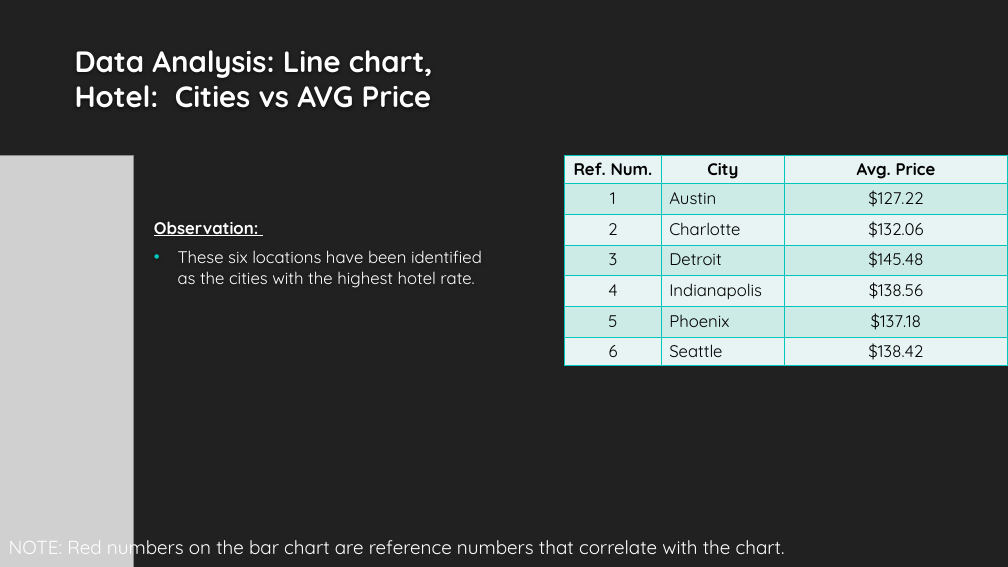
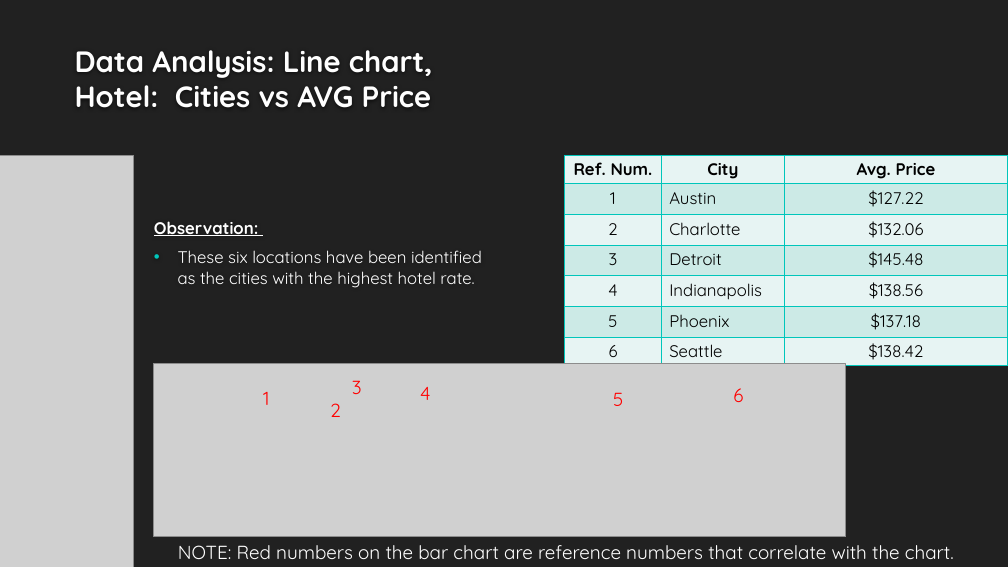
Before and after one commit to Kaylawkelly/HotelRateLocataion-Project1, a slide deck: slide 12 of Project 1_Where to Build.pptx. Drawn at 1008x567 pixels with LibreOffice and Linux fonts; fonts in the diff are those of the drawing; grey boxes stand for pictures; background and template pictures are left out. Boxes give left, top, right and bottom in pixels: in the first picture for what was removed or moved away, otherwise in the second. Text is boxed around its words. In the diff, an @@ line names an element or a change of style, - is before the commit and + after.

```diff
--- a/Project 1_Where to Build.pptx
+++ b/Project 1_Where to Build.pptx
@@ picture added at bbox=[154, 364, 846, 537] @@
@@ text added at bbox=[352, 380, 362, 394], 18 pt, text #FF0000 @@
+3
@@ text added at bbox=[420, 387, 431, 400], 18 pt, text #FF0000 @@
+4
@@ text added at bbox=[733, 388, 743, 402], 18 pt, text #FF0000 @@
+6
@@ text added at bbox=[263, 392, 269, 405], 18 pt, text #FF0000 @@
+1
@@ text added at bbox=[330, 403, 341, 417], 18 pt, text #FF0000 @@
+2
@@ text added at bbox=[613, 392, 623, 406], 18 pt, text #FF0000 @@
+5
@@ text "NOTE: Red numbers on the ..." rewrapped from bbox=[9, 534, 785, 560] to bbox=[178, 545, 954, 559] @@
```
Also in this commit, not shown: 1 other slide changed, 1 other file.
